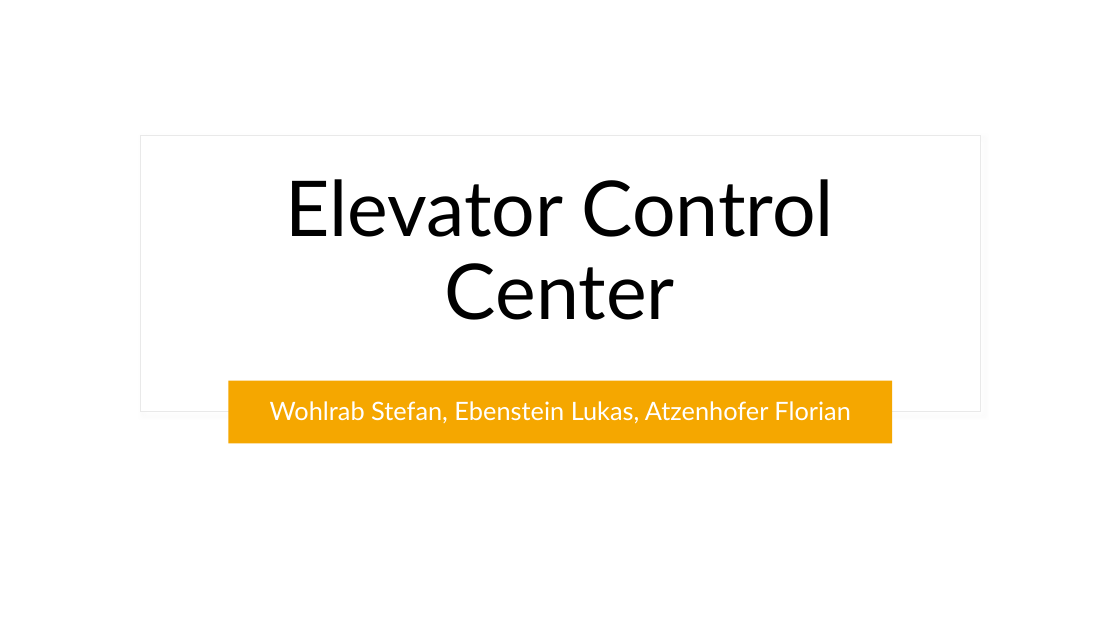
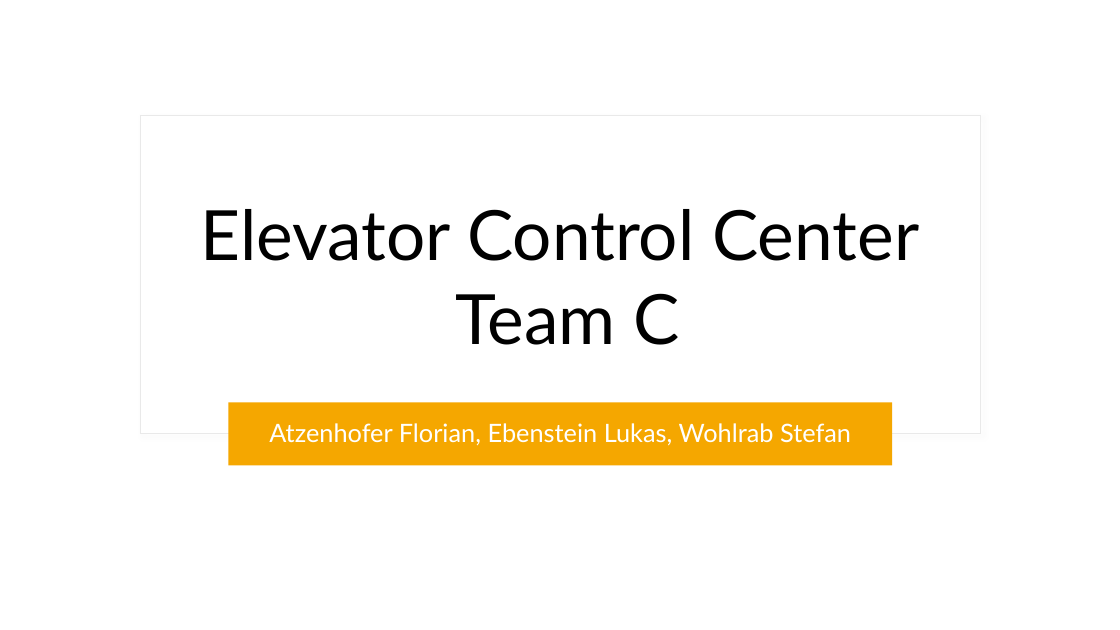
Before and after one commit to fhhagenberg-sqe-esd-ws20/elevator-control-center-team-c, a slide deck: slide 1 of doc/Presentation/Elevator_Control_Center.pptx. Drawn at 1120x630 pixels with LibreOffice and Linux fonts; fonts in the diff are those of the drawing. Boxes give left, top, right and bottom in pixels: in the first picture for what was removed or moved away, otherwise in the second. Text is boxed around its words. In the diff, an @@ line names an element or a change of style, - is before the commit and + after.

```diff
--- a/doc/Presentation/Elevator_Control_Center.pptx
+++ b/doc/Presentation/Elevator_Control_Center.pptx
@@ rectangle: place and size @@
-rectangle at [140, 135, 981, 412]
+rectangle at [140, 116, 981, 434]
@@ title at [201, 209, 919, 345]: text changed; size 66 to 59.4 pt @@
-Elevator Control Center
+Elevator Control Center
+Team C
@@ subtitle "Atzenhofer Florian, Ebenstein Lukas, Wohlrab ...": place and size @@
-subtitle "Atzenhofer Florian, Ebenstein Lukas, Wohlrab ..." at [229, 381, 892, 444]
+subtitle "Atzenhofer Florian, Ebenstein Lukas, Wohlrab ..." at [229, 402, 892, 465]
@@ subtitle at [269, 423, 851, 446]: text changed @@
-Wohlrab Stefan, Ebenstein Lukas, Atzenhofer Florian
+Atzenhofer Florian, Ebenstein Lukas, Wohlrab Stefan
```
Also in this commit, not shown: 11 other slides changed, 1 slide added, 1 other file.
